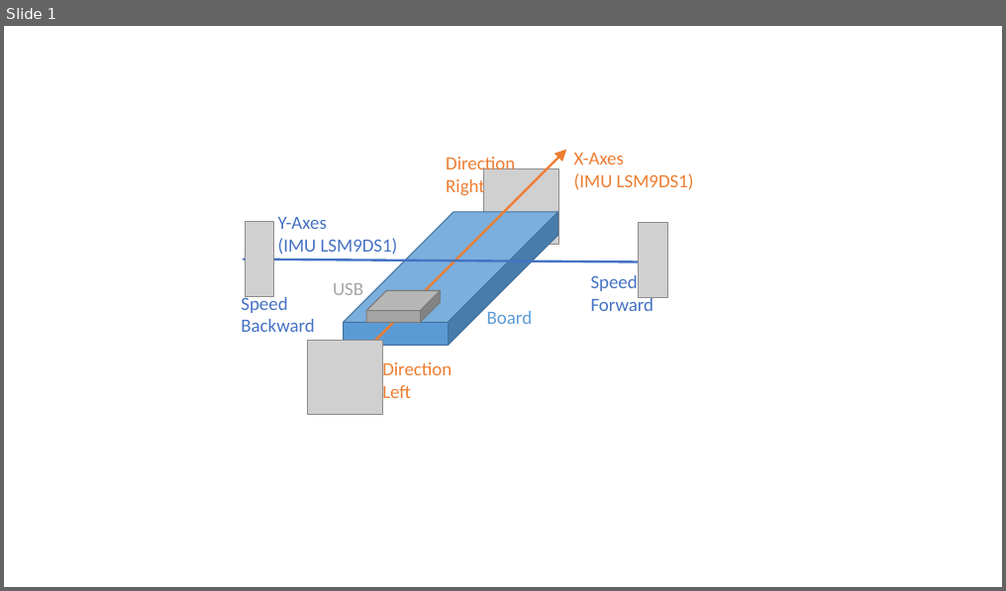
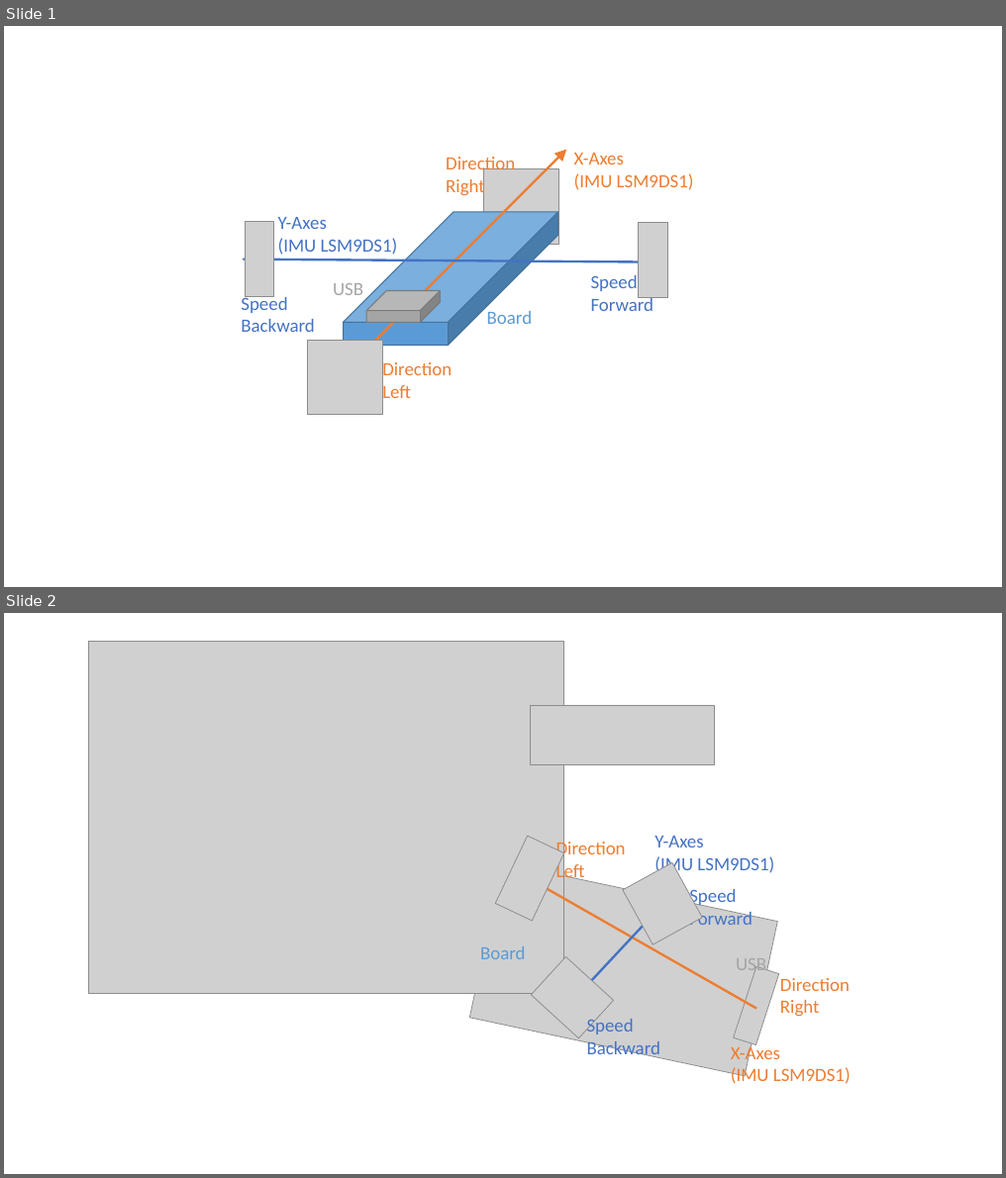
Before and after one commit to hoharald/leguno-remote, a slide deck: docs/documentation.pptx. Shown one above the other, each under a label of ours: slide 1 before the commit, slides 1 and 2 after it. The pictures are 1006x591 and 1006x1178 pixels, drawn with LibreOffice and Linux fonts; fonts in the diff are those of the drawing; grey boxes stand for pictures. Boxes give left, top, right and bottom in pixels: in the first picture for what was removed or moved away, otherwise in the second. Text is boxed around its words. In the diff, an @@ line names an element or a change of style, - is before the commit and + after.

```diff
--- a/docs/documentation.pptx
+++ b/docs/documentation.pptx
@@ slide 2 added at <box>4,613,1002,1174</box>, background #FFFFFF @@
@@ picture added at <box>89,642,564,994</box> @@
@@ picture added at <box>530,705,714,765</box> @@
@@ picture added at <box>495,837,564,921</box> @@
@@ text added at <box>556,840,626,882</box>, 18 pt, text #ED7D31 @@
+Direction
+Left
@@ text added at <box>654,836,774,875</box>, 18 pt, text #4472C4 @@
+Y-Axes
+(IMU LSM9DS1)
@@ picture added at <box>469,863,778,1076</box> @@
@@ arrow added from (757, 1009) to (516, 871), #ED7D31 2.25 pt @@
@@ picture added at <box>623,863,702,946</box> @@
@@ arrow added from (659, 908) to (567, 1007), #4472C4 2.25 pt @@
@@ text added at <box>689,889,752,925</box>, 18 pt, text #4472C4 @@
+Speed
+Forward
@@ text added at <box>480,947,526,959</box>, 18 pt, text #5B9BD5 @@
+Board
@@ picture added at <box>531,958,614,1039</box> @@
@@ picture added at <box>734,966,779,1046</box> @@
@@ text added at <box>736,959,766,975</box>, 18 pt, text #A5A5A5 @@
+USB
@@ text added at <box>780,978,849,1017</box>, 18 pt, text #ED7D31 @@
+Direction
+Right
@@ text added at <box>587,1016,661,1059</box>, 18 pt, text #4472C4 @@
+Speed
+Backward
@@ text added at <box>731,1044,850,1084</box>, 18 pt, text #ED7D31 @@
+X-Axes
+(IMU LSM9DS1)
```
Also in this commit, not shown: 3 other files.
